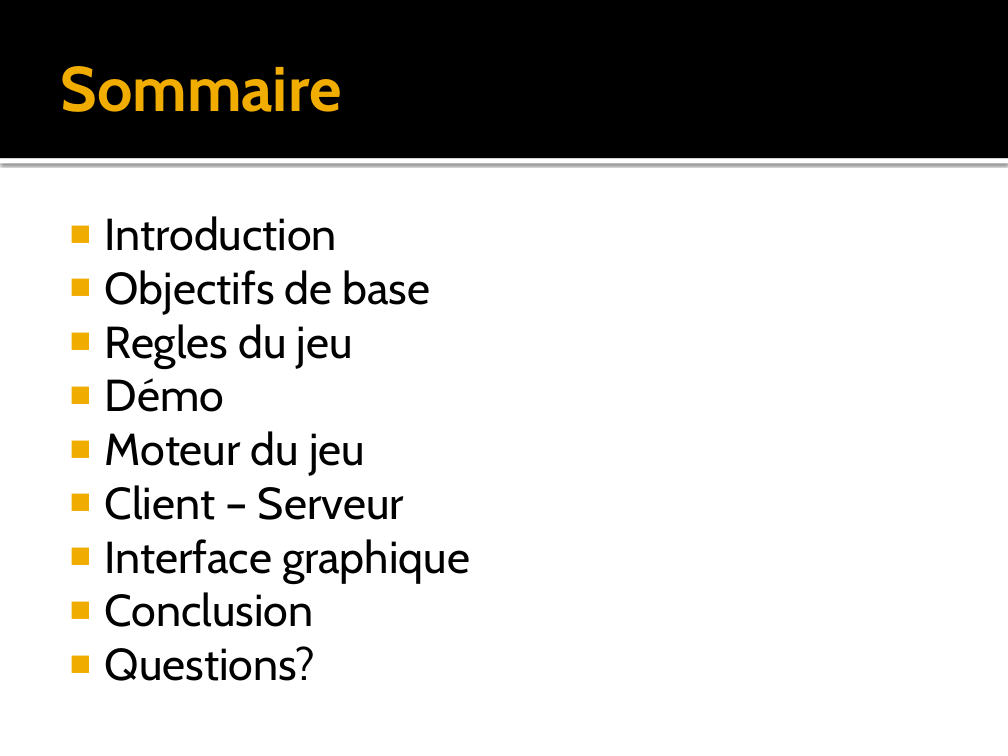
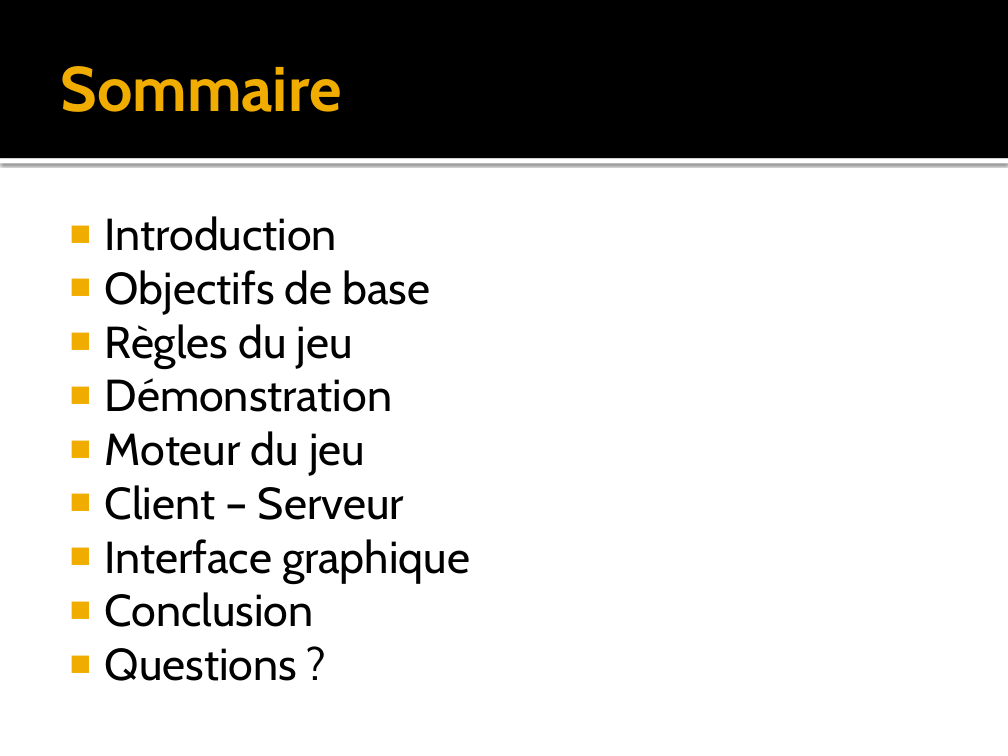
Before and after one commit to jonesbusy/killerbox, a slide deck: slide 2 of Documentation/presentation.pptx. Drawn at 1008x756 pixels with LibreOffice and Linux fonts; fonts in the diff are those of the drawing. Boxes give left, top, right and bottom in pixels: in the first picture for what was removed or moved away, otherwise in the second. Text is boxed around its words. In the diff, an @@ line names an element or a change of style, - is before the commit and + after.

```diff
--- a/Documentation/presentation.pptx
+++ b/Documentation/presentation.pptx
@@ text at (105,324,392,412): text changed @@
-■ Regles du jeu
-■ Démo
+■ Règles du jeu
+■ Démonstration
@@ text at (105,648,297,681): spaces changed @@
-■ Questions?
+■ Questions ?
```
Also in this commit, not shown: 3 other slides changed, 6 other files.
